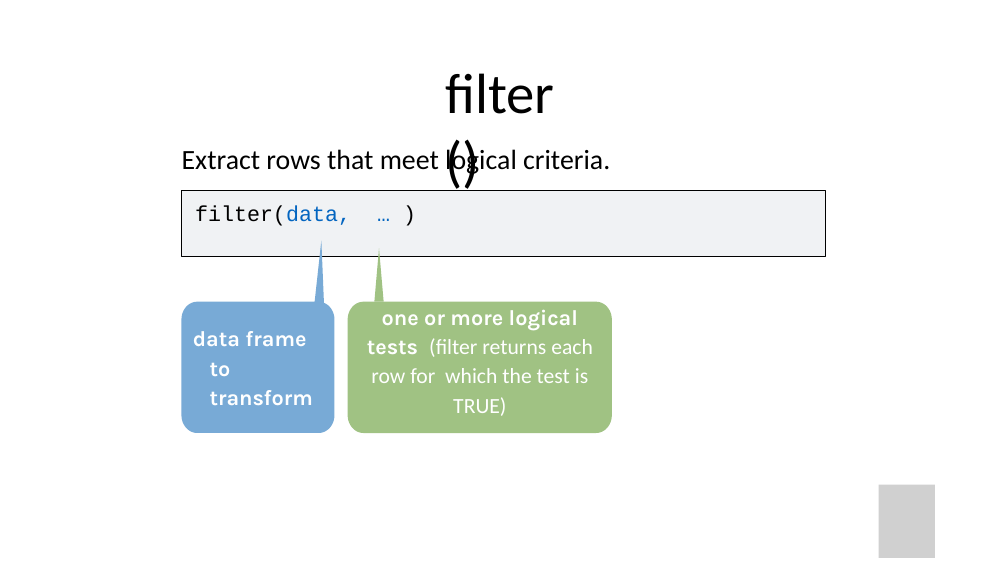
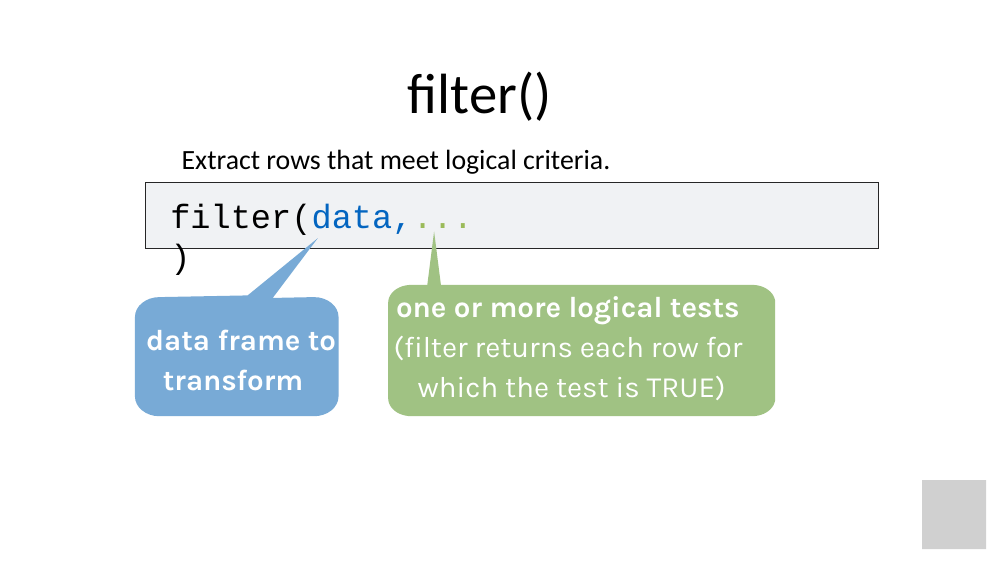
Before and after one commit to amromeo/api_r2020, a slide deck: slide 27 of 03 - Transform.pptx (slide 26 before the commit). Drawn at 1008x567 pixels with LibreOffice and Linux fonts; fonts in the diff are those of the drawing; grey boxes stand for pictures. Boxes give left, top, right and bottom in pixels: in the first picture for what was removed or moved away, otherwise in the second. Text is boxed around its words. In the diff, an @@ line names an element or a change of style, - is before the commit and + after.

```diff
--- a/03 - Transform.pptx
+++ b/03 - Transform.pptx
@@ title "filter()" rewrapped from (x1=445, y1=73, x2=554, y2=114) to (x1=408, y1=71, x2=552, y2=121) @@
@@ freeform shape resized from (x1=181, y1=190, x2=826, y2=256) to (x1=145, y1=182, x2=879, y2=249) @@
@@ freeform shape at (x1=145, y1=182, x2=879, y2=249): outline none to #262626 0.75 pt @@
@@ text added at (x1=170, y1=204, x2=473, y2=238), 32 pt, text #000000 @@
+filter(data,... )
@@ freeform shape removed at (x1=181, y1=190, x2=826, y2=256) @@
@@ text at (x1=195, y1=206, x2=351, y2=226): paragraph removed @@
-filter(data, … )
@@ freeform shape resized from (x1=181, y1=240, x2=334, y2=433) to (x1=135, y1=238, x2=339, y2=417) @@
@@ freeform shape resized from (x1=348, y1=248, x2=612, y2=433) to (x1=389, y1=231, x2=776, y2=416) @@
@@ text "one or more logical tests ..." moved from (x1=367, y1=310, x2=593, y2=383) to (x1=394, y1=296, x2=743, y2=400) @@
@@ text "one or more logical tests ..." at (x1=394, y1=296, x2=743, y2=400): size 20.6 to 28 pt; font Calibri to Karla in "(filter returns each row for which the ..." @@
@@ text "data frame to transform" moved from (x1=193, y1=331, x2=313, y2=405) to (x1=146, y1=329, x2=336, y2=391) @@
@@ text "data frame to transform" at (x1=146, y1=329, x2=336, y2=391): size 20.6 to 28 pt @@
@@ picture resized from (x1=879, y1=485, x2=935, y2=558) to (x1=923, y1=480, x2=987, y2=549) @@
```
Also in this commit, not shown: 8 other slides changed, 3 slides added, 2 slides removed, 1 other file.
